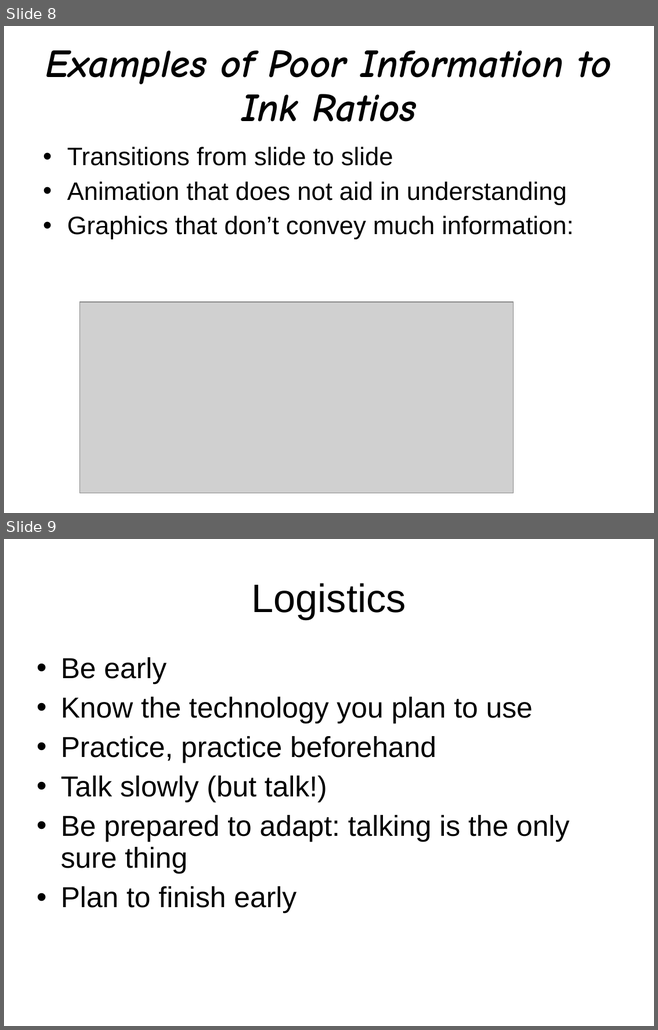
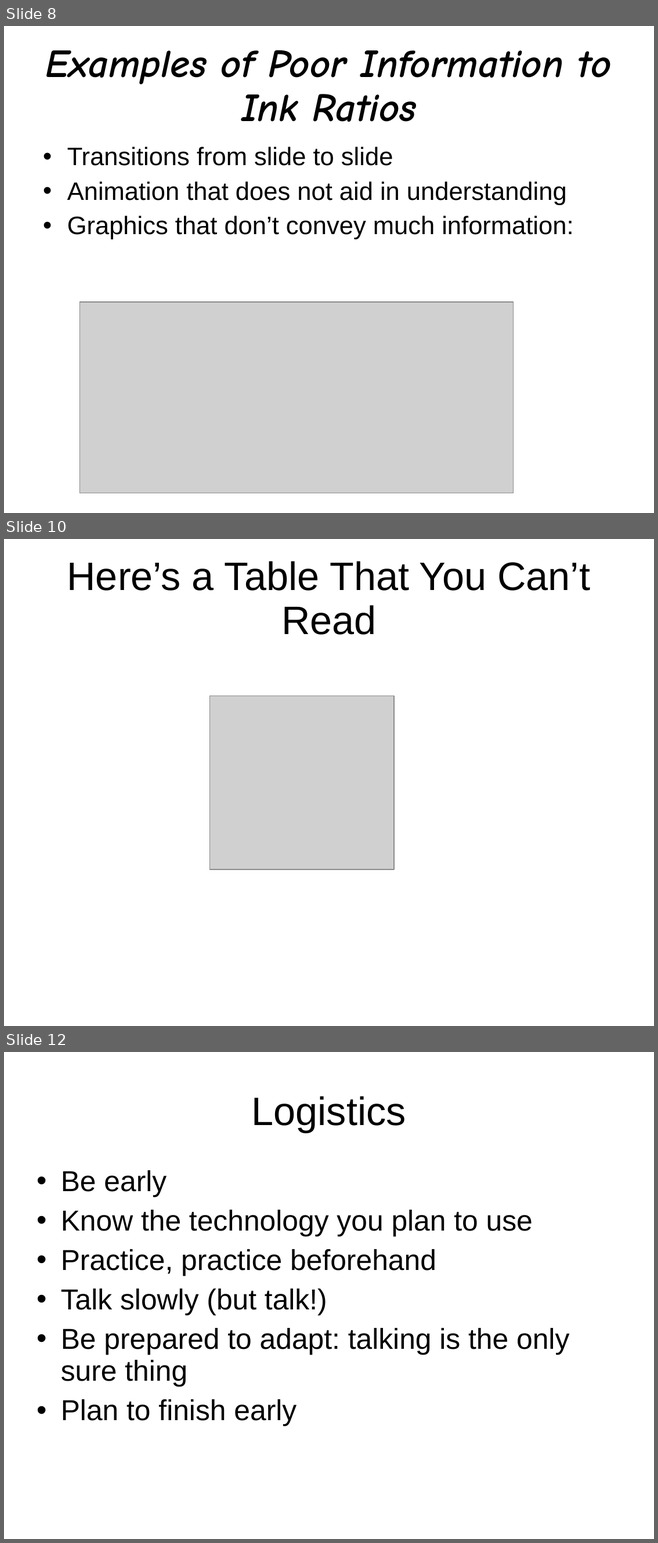
Before and after one commit to wdoyle42/lpo_prac, a slide deck: lessons/su_01_presentations/presentations.pptx. Shown one above the other, each under a label of ours: slides 8 and 9 before the commit, slides 8, 10 and 12 after it; the slides between them are not shown. The pictures are 658x1030 and 658x1543 pixels, drawn with LibreOffice and Linux fonts; fonts in the diff are those of the drawing; grey boxes stand for pictures. Boxes give left, top, right and bottom in pixels: in the first picture for what was removed or moved away, otherwise in the second. Text is boxed around its words. In the diff, an @@ line names an element or a change of style, - is before the commit and + after.

```diff
--- a/lessons/su_01_presentations/presentations.pptx
+++ b/lessons/su_01_presentations/presentations.pptx
@@ slide 10 added at [4,539,654,1026], background #FFFFFF @@
@@ title added at [67,561,590,635], 44 pt, text #000000 @@
+Here’s a Table That You Can’t Read
@@ picture added at [210,696,394,870] @@
@@ what was slide 9 is now slide 12 @@
```
Also in this commit, not shown: 1 slide changed, 2 other slides added, 1 other file.
